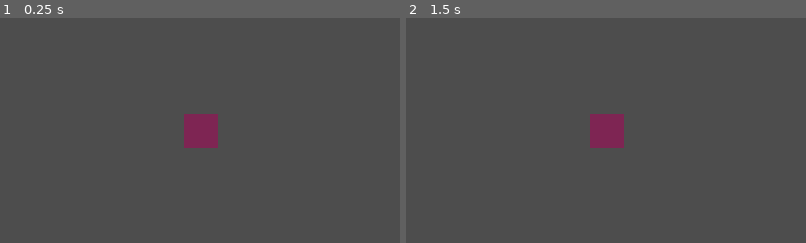
Above: before the commit, frames 1-2 (left to right).
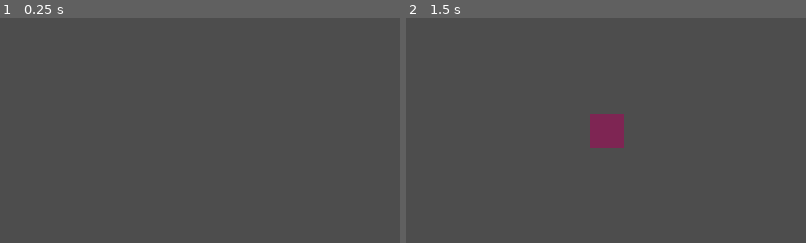
Above: after the commit, the same moments.

Repository: Betacoder12/piptory
Game: Godot game, scene res://main.tscn
The game is run twice, just before and just after one commit, with the same random seed, the same clock (stepped at 60 frames per second) and the same inputs.
Inputs:
- Up to frame 1 (0.25 s): no input
- Up to frame 2 (1.5 s): tap Enter at 0.5 s; hold 1 (test_place) 0.53-1.28 s; tap Space at 1.25 s; tap 1 (test_place) at 1.35 s
The pictures show only the part of the screen within x 25-75%, y 25-75%; the shares and areas given below are measured in that part.

The runs differ from the first frame. In frame 1, 1.3% of the frame differs, in the area x 46-55%, y 42-58%; in frame 2, nothing differs.

Commit message:
Add dice placement and conveyor assets
Expose Dice as a reusable class and spawn a die while the test_place action is pressed. Add conveyor belt scaffolding and machine and dice textures.

Diff:
--- a/main.tscn
+++ b/main.tscn
@@ -1,6 +1,9 @@
 [gd_scene format=3 uid="uid://itjx7nw2nedh"]
 
 [ext_resource type="Script" uid="uid://git8nt4bu8cb" path="res://scripts/dice/dice_main.gd" id="1_ig7tw"]
+[ext_resource type="Script" uid="uid://de7tywxiq2ul0" path="res://scripts/belt/belt_main.gd" id="2_0xm2m"]
+
+[sub_resource type="SpriteFrames" id="SpriteFrames_h2yge"]
 
 [node name="Main" type="Node2D" unique_id=1993107666]
 
@@ -10,3 +13,9 @@
 
 [node name="Camera2D" type="Camera2D" parent="." unique_id=1584318258]
 zoom = Vector2(3, 3)
+
+[node name="Belt" type="Node2D" parent="." unique_id=586147205]
+script = ExtResource("2_0xm2m")
+
+[node name="AnimatedSprite2D" type="AnimatedSprite2D" parent="Belt" unique_id=8844855]
+sprite_frames = SubResource("SpriteFrames_h2yge")
--- /dev/null
+++ b/scripts/belt/belt_main.gd
@@ -0,0 +1,12 @@
+extends Node2D
+
+@export_file("*.png") var belt_matrix : String
+
+# Called when the node enters the scene tree for the first time.
+func _ready() -> void:
+	var belt = AnimatedSprite2D.new()
+
+
+# Called every frame. 'delta' is the elapsed time since the previous frame.
+func _process(delta: float) -> void:
+	pass
--- /dev/null
+++ b/scripts/dice/dice.gd
@@ -0,0 +1,8 @@
+extends Dice
+
+# Called when the node enters the scene tree for the first time.
+func _ready() -> void:
+	pass # Replace with function body.
+
+func _process(delta: float) -> void:
+	pass
--- a/scripts/dice/dice_main.gd
+++ b/scripts/dice/dice_main.gd
@@ -1,9 +1,11 @@
+class_name Dice
+
 extends Node2D
-
 var atlas : AtlasTexture
 
 @export_file("*.png") var DiceSheet : String
 var dice_textures : Array
+var dice_info : String
 
 func _ready() -> void:
 	var dice_atlas = AtlasTexture.new()
@@ -18,7 +20,12 @@
 			mini_atlas.region = Rect2(Vector2(x * 16, y * 16), Vector2(16, 16))
 			dice_textures.append(mini_atlas)
 
-	var dice = Sprite2D.new()
-	dice.texture = dice_textures[2]
-	dice.texture_filter = Sprite2D.TEXTURE_FILTER_NEAREST
-	add_child(dice)
+func _input(event) -> void:
+	if event.is_action_pressed("test_place"):
+		var dice = Sprite2D.new()
+		dice.texture = dice_textures[2]
+		dice.texture_filter = Sprite2D.TEXTURE_FILTER_NEAREST
+		add_child(dice)
+		dice_info = "in hand"
+	if event.is_action_released("test_place"):
+		dice_info = "out of hand"
Not shown, added: scripts/belt/belt_main.gd.uid
Not shown, added: scripts/dice/dice.gd.uid
Binary file added: textures/Dice.png
Not shown, added: textures/Dice.png.import
Binary file added: textures/conveyer.png
Not shown, added: textures/conveyer.png.import
Binary file added: textures/dice_maker.png
Not shown, added: textures/dice_maker.png.import
Binary file added: textures/pip.png
Not shown, added: textures/pip.png.import
Binary file added: textures/pip_puncher.png
Not shown, added: textures/pip_puncher.png.import
